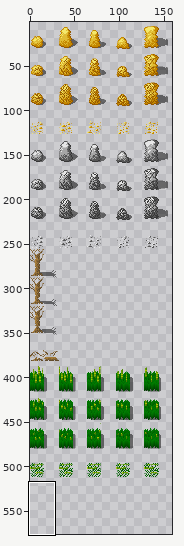
File history of a sprite sheet, data/stones.png. The first picture is a wide view before the edit; the outline marks the close-up.
Close-up. Before the edit:
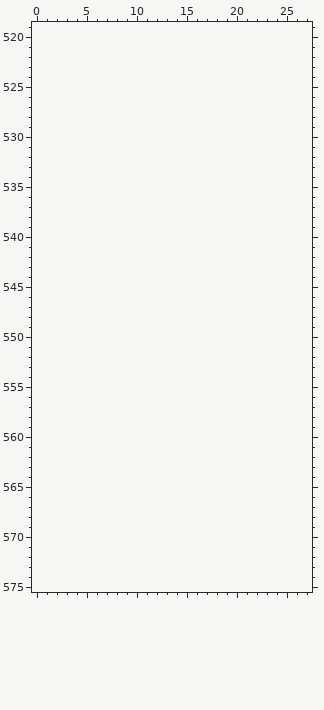
The file is 160x512 pixels. Colours within 5 levels of each other are drawn and written as one. Shown: x 0..27, y 519..575. The old version is drawn lined up with the new one, on the new canvas. The wide view leaves out empty margins.
New version:
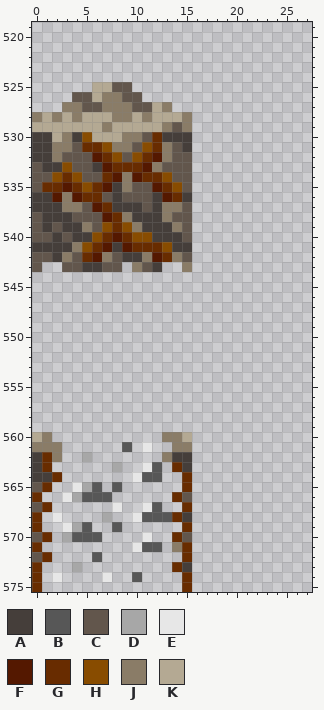
Palette (. is transparent): A #453e3a  B #575757  C #62564c  D #a7a7a7  E #e7e7e7  F #541800  G #682c00  H #884c00  J #8a7c67  K #b4a993
Change:
canvas 160x512 -> 160x576
y 525: x 6..9 .... -> KKCC
y 526: x 4..10 ....... -> CCKJJCC
y 527: x 3..13 ........... -> JJCCJJJCCKJ
y 528: x 0..15 ................ -> JKJKJKKKJJKJKKKJ
y 529: x 0..15 ................ -> KKKKKKKJKKKKKJCJ
y 530: x 0..15 ................ -> AAKJAHKKKJJCGAAA
y 531: x 0..15 ................ -> AAJJCGGHJJCHGJCA
y 532: x 0..15 ................ -> AAJCCCFGHCHGFJCC
y 533: x 0..15 ................ -> CAAHCCAFGGGFJCCC
y 534: x 0..15 ................ -> CCHGHCCGFJFGGHCC
y 535: x 0..15 ................ -> CGGFGHGFAJCCFGHC
y 536: x 0..15 ................ -> AAFJFGGCACCCAFGA
y 537: x 0..15 ................ -> AAAJJCFGAAACAJJC
y 538: x 0..15 ................ -> CAAACCCFGJAAAJCC
y 539: x 0..15 ................ -> CACAAJCHGHJAAAJC
y 540: x 0..15 ................ -> CCACAAHGFGHHAAAC
y 541: x 0..15 ................ -> AAAAJHGFAFGGGHAA
y 542: x 0..15 ................ -> CCAJCGFJCAAJFGJC
y 543: x 0 . -> C; x 3..8 ...... -> CCAACC; x 10..12 ... -> JCA; x 15 . -> J
y 560: x 0..1 .. -> KJ; x 13..15 ... -> JJK
y 561: x 0..2 ... -> JJJ; x 9 . -> B; x 11 . -> E; x 14..15 .. -> JJ
y 562: x 0..2 ... -> AGJ; x 5 . -> D; x 13..15 ... -> JAA
y 563: x 0..1 .. -> AG; x 8 . -> D; x 11..12 .. -> EB; x 14..15 .. -> GA
y 564: x 0..2 ... -> AAG; x 10..12 ... -> EBB; x 15 . -> G
y 565: x 0..1 .. -> CG; x 4..6 ... -> EDB; x 8 . -> B; x 15 . -> G
y 566: x 0 . -> G; x 3..7 ..... -> EDBBB; x 14..15 .. -> GC
y 567: x 0..1 .. -> CG; x 8 . -> E; x 11..12 .. -> EB; x 15 . -> G
y 568: x 0 . -> G; x 2 . -> E; x 7 . -> D; x 10..15 ...... -> EBBBGA
y 569: x 0 . -> G; x 3..5 ... -> EDB; x 8 . -> B; x 15 . -> G
y 570: x 0..1 .. -> CG; x 3..6 .... -> DBBB; x 11 . -> E; x 14..15 .. -> GC
y 571: x 0 . -> G; x 10..12 ... -> EBB; x 14..15 .. -> JG
y 572: x 0..1 .. -> CG; x 6 . -> B; x 15 . -> G
y 573: x 0 . -> G; x 4 . -> D; x 14..15 .. -> GA
y 574: x 0 . -> G; x 2 . -> E; x 7 . -> E; x 10 . -> B; x 15 . -> G
y 575: x 0 . -> G; x 15 . -> G
